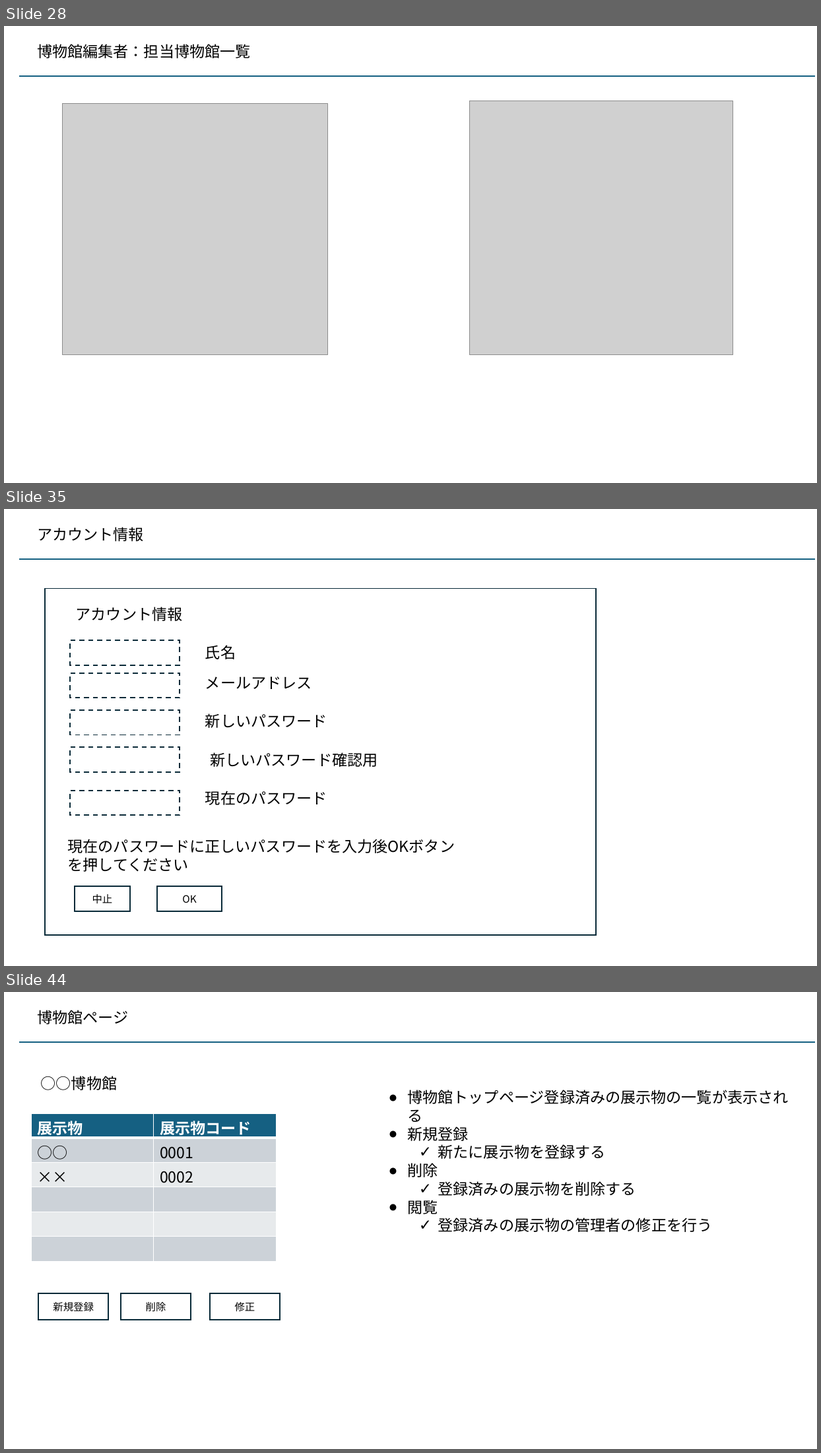
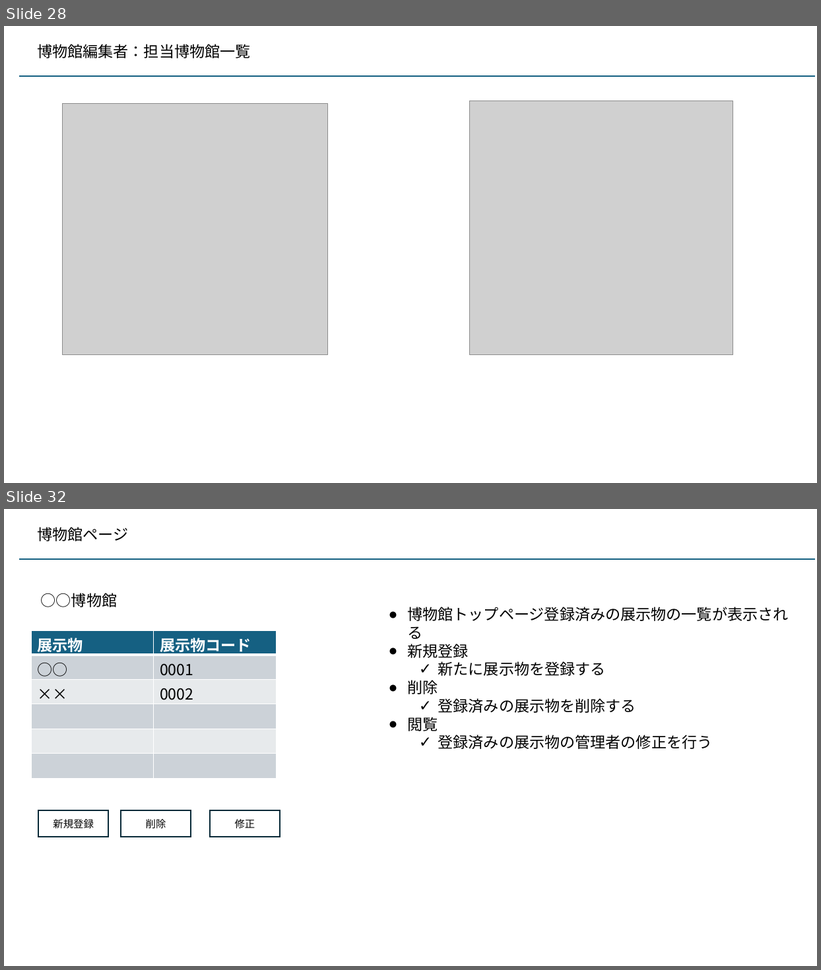
Before and after one commit to kaze-lab/museum_app_proj, a slide deck: 展示物アプリ仕様.pptx. Shown one above the other, each under a label of ours: slides 28, 35 and 44 before the commit, slides 28 and 32 after it; the slides between them are not shown. The pictures are 821x1453 and 821x970 pixels, drawn with LibreOffice and Linux fonts; fonts in the diff are those of the drawing; grey boxes stand for pictures. Boxes give left, top, right and bottom in pixels: in the first picture for what was removed or moved away, otherwise in the second. Text is boxed around its words. In the diff, an @@ line names an element or a change of style, - is before the commit and + after.

```diff
--- a/展示物アプリ仕様.pptx
+++ b/展示物アプリ仕様.pptx
@@ slide 35 removed at (4,509,817,966), background #FFFFFF @@
@@ text removed at (37,527,144,541) @@
-アカウント情報
@@ line removed from (19, 560) to (815, 560) @@
@@ rectangle removed at (46,588,596,935) @@
@@ text removed at (76,607,183,621) @@
-アカウント情報
@@ rectangle removed at (70,641,180,665) @@
@@ text removed at (205,645,236,659) @@
-氏名
@@ rectangle removed at (70,674,180,698) @@
@@ text removed at (205,677,312,689) @@
-メールアドレス
@@ rectangle removed at (70,710,180,735) @@
@@ text removed at (205,714,327,728) @@
-新しいパスワード
@@ rectangle removed at (70,747,180,772) @@
@@ text removed at (210,753,378,767) @@
-新しいパスワード確認用
@@ rectangle removed at (70,791,180,815) @@
@@ text removed at (205,791,327,805) @@
-現在のパスワード
@@ text removed at (68,839,455,854) @@
-現在のパスワードに正しいパスワードを入力後OKボタンを押してください
@@ rectangle removed at (75,887,130,912) @@
-中止
@@ rectangle removed at (157,887,222,912) @@
-OK
@@ what was slide 44 is now slide 32 @@
```
Also in this commit, not shown: 1 slide changed, 3 slides added, 14 other slides removed, 2 other files.
